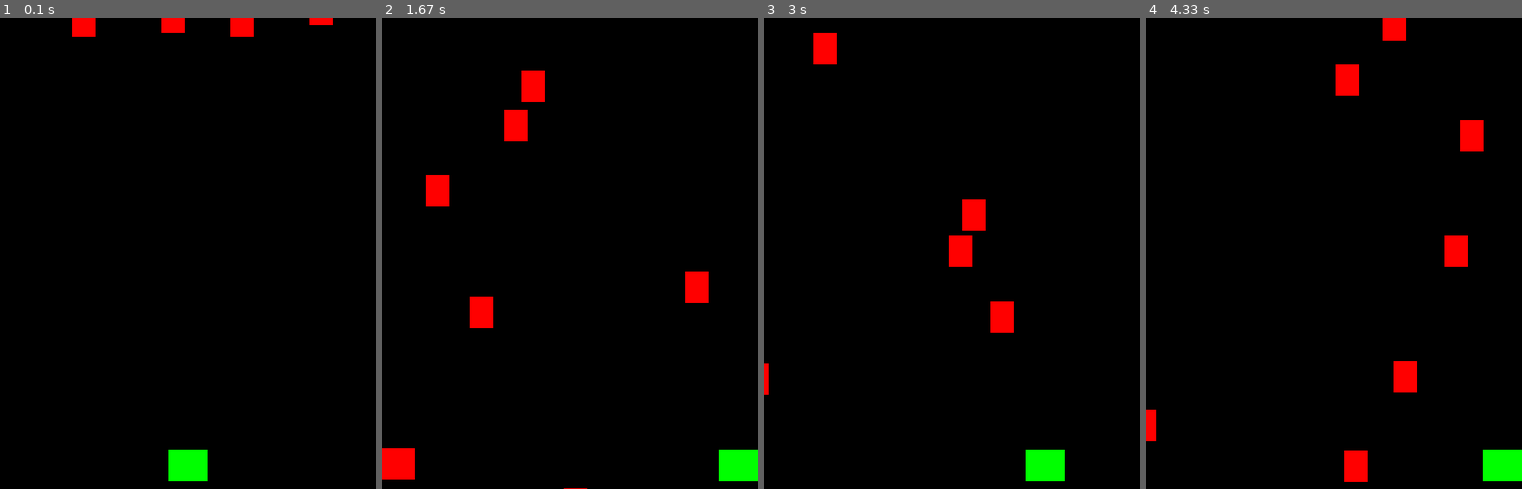
Above: before the commit, frames 1-4 (left to right).
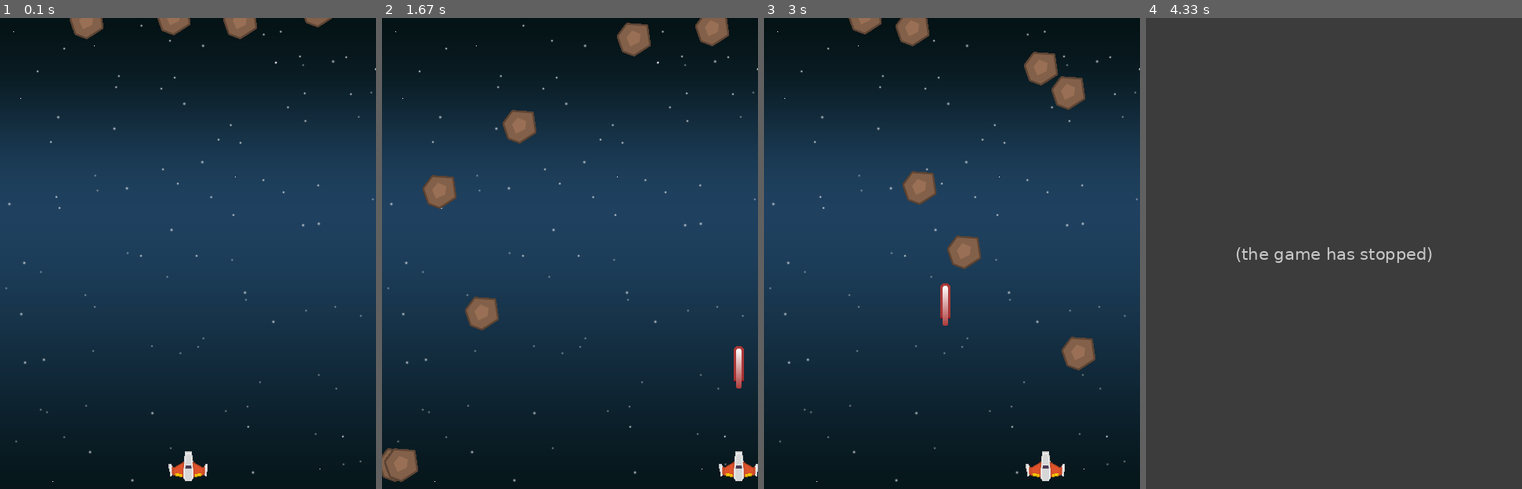
Above: after the commit, the same moments.

Repository: herijr/estudo-python
Game: pygame game, started from shmup.py
Same seed, same stepped clock (60 frames per second), same inputs: the game is played once before the commit and once after it.
Inputs:
- Up to frame 1 (0.1 s): no input
- Up to frame 2 (1.67 s): tap Space at 0.33, 0.73, 1.03, 1.23, 1.53 s; hold Right 0.67-1.13 s; hold Right 1.17-1.63 s
- Up to frame 3 (3 s): hold Left 1.67-2.2 s; tap Space at 1.73, 2.03, 2.73 s; hold Right from 2.67 s (still down)
- Up to frame 4 (4.33 s): tap Space at 3.03 s; release Right at 3.3 s

The runs differ from the first frame. In frame 1, 97% of the frame differs, in the area x 0-100%, y 0-100%; in frame 2, 96%; in frame 3, 96%; in frame 4, 100%.
After the commit the program exited at 3.33 s; later frames show no game.

Commit message:
Arquivos do pygame

Diff:
--- /dev/null
+++ b/1-3 sprite example.py
@@ -0,0 +1,73 @@
+import pygame
+import random
+import os
+
+
+
+
+WIDTH = 800
+HEIGHT = 600
+FPS = 30
+
+# denine colors
+WHITE = (255, 255, 255)
+BLACK = (0, 0, 0)
+RED = (255, 0, 0)
+GREEN = (0, 255, 0)
+BLUE = (0, 0, 255)
+
+# set up assets folders
+game_folder = os.path.dirname(__file__)
+img_folder = os.path.join(game_folder, "img")
+
+class Player(pygame.sprite.Sprite):
+    # sprite for the player
+    def __init__(self):
+        pygame.sprite.Sprite.__init__(self)
+        self.image = pygame.image.load(os.path.join(img_folder, "p1_jump.png")).convert()
+        self.image.set_colorkey(BLACK)
+        self.rect = self.image.get_rect()
+        self.rect.center = (WIDTH / 2, HEIGHT / 2)
+        self.y_speed = 5
+
+    def update(self):
+        self.rect.x += 5
+        self.rect.y += self.y_speed
+        if self.rect.bottom > HEIGHT - 200:
+            self.y_speed = -5
+        if self.rect.top < 200:
+            self.y_speed = 5
+        if self.rect.left > WIDTH:
+            self.rect.right = 0
+
+# initialize pygame and create window
+pygame.init()
+pygame.mixer.init()
+screen = pygame.display.set_mode((WIDTH, HEIGHT))
+pygame.display.set_caption("My Game")
+clock = pygame.time.Clock()
+
+all_sprites = pygame.sprite.Group()
+player = Player()
+all_sprites.add(player)
+
+# Game loop
+running = True
+while running:
+    # keep loop running at right speed
+    clock.tick(FPS)
+    # Process input (events)
+    for event in pygame.event.get():
+        # check for closing window
+        if event.type == pygame.QUIT:
+            running = False
+    # Update
+    all_sprites.update()
+
+    # Draw / render
+    screen.fill(BLUE)
+    all_sprites.draw(screen)
+    # *after* drawing everything, flip the display
+    pygame.display.flip()
+
+pygame.quit()
--- a/shmup.py
+++ b/shmup.py
@@ -2,6 +2,9 @@
 
 import pygame
 import random
+from os import path
+
+img_dir = path.join(path.dirname(__file__), 'img')
 
 
 WIDTH = 480
@@ -10,6 +13,7 @@
 
 # denine colors
 WHITE = (255, 255, 255)
+YELLOW = (255, 255, 0)
 BLACK = (0, 0, 0)
 RED = (255, 0, 0)
 GREEN = (0, 255, 0)
@@ -26,8 +30,8 @@
     # sprite for the player
     def __init__(self):
         pygame.sprite.Sprite.__init__(self)
-        self.image = pygame.Surface((50, 40))
-        self.image.fill(GREEN)
+        self.image = pygame.transform.scale(player_img, (50, 38))
+        self.image.set_colorkey(BLACK)
         self.rect = self.image.get_rect()
         self.rect.centerx = WIDTH / 2
         self.rect.bottom = HEIGHT - 10
@@ -45,11 +49,19 @@
             self.rect.right = WIDTH
         if self.rect.left < 0:
             self.rect.left = 0
+
+    def shoot(self):
+        bullet = Bullet(self.rect.centerx, self.rect.top)
+        all_sprites.add(bullet)
+        bullets.add(bullet)
+
+
+
 class Mob(pygame.sprite.Sprite):
     def __init__(self):
         pygame.sprite.Sprite.__init__(self)
-        self.image = pygame.Surface((30, 40))
-        self.image.fill(RED)
+        self.image = meteor_img
+        self.image.set_colorkey(BLACK)
         self.rect = self.image.get_rect()
         self.rect.x = random.randrange(WIDTH - self.rect.width)
         self.rect.y = random.randrange(-100, -40)
@@ -63,8 +75,34 @@
             self.rect.y = random.randrange(-100, -40)
             self.speedy = random.randrange(1, 8)
 
+class Bullet(pygame.sprite.Sprite):
+    def __init__(self, x, y):
+        pygame.sprite.Sprite.__init__(self)
+        self.image = bullet_img
+        self.image.set_colorkey(BLACK)
+        self.rect = self.image.get_rect()
+        self.rect.bottom = y
+        self.rect.centerx = x
+        self.speedy = -10
+
+    def update(self):
+        self.rect.y += self.speedy
+        # kill if it moves off the top of the screen
+        if self.rect.bottom < 0:
+            self.kill()
+
+# Load all game graphics
+
+background = pygame.image.load(path.join(img_dir, "starfield.png")).convert()
+background_rect = background.get_rect()
+player_img = pygame.image.load(path.join(img_dir, "playership.png")).convert()
+meteor_img = pygame.image.load(path.join(img_dir, "meteor.png")).convert()
+bullet_img = pygame.image.load(path.join(img_dir, "laser.png")).convert()
+
+
 all_sprites = pygame.sprite.Group()
 mobs = pygame.sprite.Group()
+bullets = pygame.sprite.Group()
 player = Player()
 all_sprites.add(player)
 for i in range(8):
@@ -83,11 +121,26 @@
         # check for closing window
         if event.type == pygame.QUIT:
             running = False
+        elif event.type == pygame.KEYDOWN:
+            if event.key == pygame.K_SPACE:
+                player.shoot()
     # Update
     all_sprites.update()
+    # check to see if a bullet hit a mob
+    hits = pygame.sprite.groupcollide(mobs,bullets, True, True)
+    for hit in hits:
+        m = Mob()
+        all_sprites.add(m)
+        mobs.add(m)
+
+    # check to see if a mob hit the player
+    hits = pygame.sprite.spritecollide(player, mobs, False)
+    if hits:
+        running = False
 
     # Draw / render
     screen.fill(BLACK)
+    screen.blit(background, background_rect)
     all_sprites.draw(screen)
     # *after* drawing everything, flip the display
     pygame.display.flip()
--- /dev/null
+++ b/sprite example.py
@@ -0,0 +1,60 @@
+import pygame
+import random
+
+
+WIDTH = 800
+HEIGHT = 600
+FPS = 30
+
+# denine colors
+WHITE = (255, 255, 255)
+BLACK = (0, 0, 0)
+RED = (255, 0, 0)
+GREEN = (0, 255, 0)
+BLUE = (0, 0, 255)
+
+class Player(pygame.sprite.Sprite):
+    # sprite for the player
+    def __init__(self):
+        pygame.sprite.Sprite.__init__(self)
+        self.image = pygame.Surface((50, 50))
+        self.image.fill(GREEN)
+        self.rect = self.image.get_rect()
+        self.rect.center = (WIDTH / 2, HEIGHT / 2)
+
+    def update(self):
+        self.rect.x += 5
+        if self.rect.left > WIDTH:
+            self.rect.right = 0
+
+# initialize pygame and create window
+pygame.init()
+pygame.mixer.init()
+screen = pygame.display.set_mode((WIDTH, HEIGHT))
+pygame.display.set_caption("My Game")
+clock = pygame.time.Clock()
+
+all_sprites = pygame.sprite.Group()
+player = Player()
+all_sprites.add(player)
+
+# Game loop
+running = True
+while running:
+    # keep loop running at right speed
+    clock.tick(FPS)
+    # Process input (events)
+    for event in pygame.event.get():
+        # check for closing window
+        if event.type == pygame.QUIT:
+            running = False
+    # Update
+    all_sprites.update()
+
+    # Draw / render
+    screen.fill(BLACK)
+    all_sprites.draw(screen)
+    # *after* drawing everything, flip the display
+    pygame.display.flip()
+
+pygame.quit()
Binary file added: img/laser.png
Binary file added: img/meteor.png
Binary file added: img/playership.png
Binary file added: img/starfield.png
